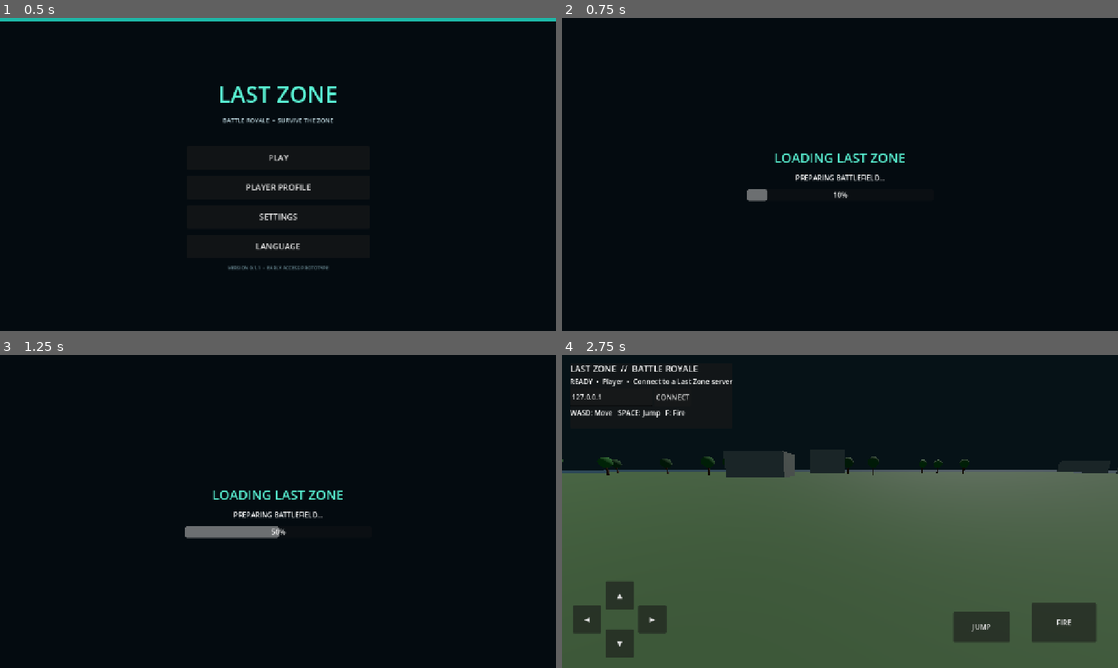
Above: before the commit, frames 1-4 (two rows, left to right).
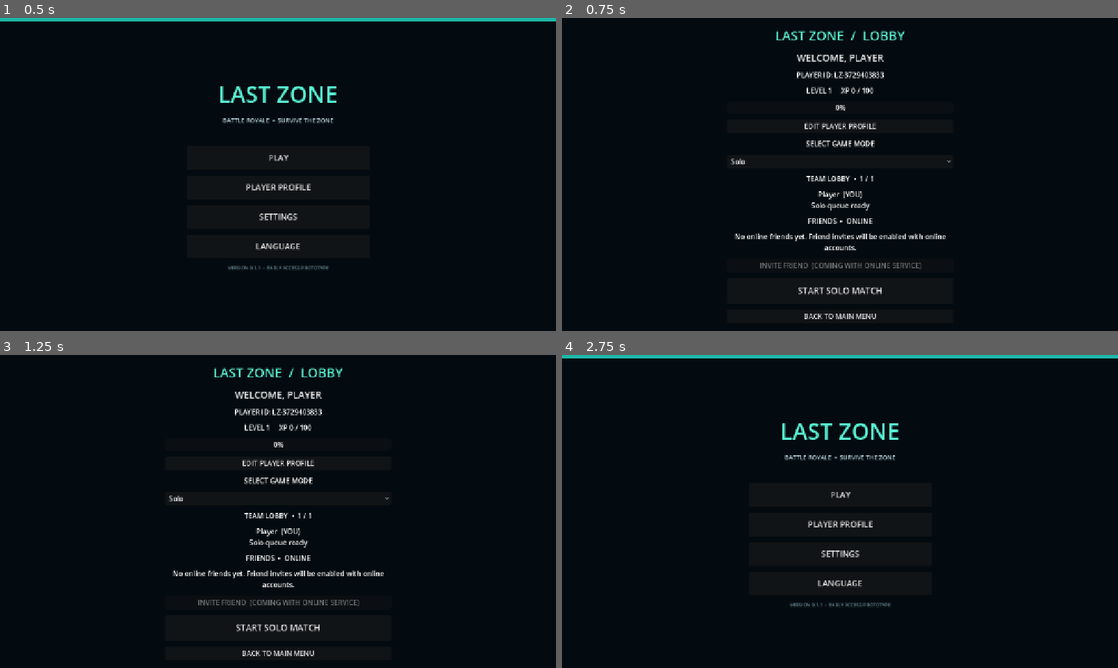
Above: after the commit, the same moments.

Repository: dhanushkaprasad2001-max/dhanushkaprasad2001-max.github.io
Game: Godot game, scene res://Main.tscn
Two runs of this game, one before a commit and one after it. Both use one fixed random seed, a clock stepped at 60 frames per second and the inputs below.
Inputs (mouse positions are in pixels of both pictures, inside the frame that each line leads up to):
- Up to frame 1 (0.5 s): no input
- Up to frame 2 (0.75 s): click "PLAY" at 0.5 s
- Up to frame 3 (1.25 s): no input
- Up to frame 4 (2.75 s): click (840, 464) at 1.25 s, where only the run after the commit has a clickable "EDIT PLAYER PROFILE"; click (840, 558) at 2 s, where only the run after the commit has a clickable "BACK"

Frame 1 is identical in both runs. In frame 2, 3.8% of the frame differs, in the area x 30-70%, y 4-97%; in frame 3, 4.3%; in frame 4, 67%, in the area x 0-100%, y 0-100%.

Commit message:
Add LAST ZONE lobby, player card, modes and team UI

Diff:
--- a/last-zone/scripts/main.gd
+++ b/last-zone/scripts/main.gd
@@ -18,6 +18,11 @@
 var sfx_volume := 0.8
 var graphics_quality := 1
 var game_started := false
+var selected_mode := "Solo"
+var party_members: Array[String] = []
+var player_level := 1
+var player_xp := 0
+var player_id := ""
 
 func _ready() -> void:
 	if "--server" in OS.get_cmdline_user_args():
@@ -620,7 +625,85 @@
 	return str(translations.get(key, key))
 
 func _on_play_pressed() -> void:
-	_show_loading_screen()
+	_show_lobby_screen()
+
+# ------------------------------------------------------------
+# SYSTEMS 9–19: lobby, player card, progression display,
+# friends/invites, party lobby, mode selection and match launch.
+# Friends and party are local prototype UI until online services exist.
+# ------------------------------------------------------------
+
+func _show_lobby_screen() -> void:
+	var panel := _show_simple_screen("LAST ZONE  /  LOBBY")
+	panel.custom_minimum_size = Vector2(520, 0)
+	var welcome := Label.new()
+	welcome.text = "WELCOME, " + profile_name.to_upper()
+	welcome.horizontal_alignment = HORIZONTAL_ALIGNMENT_CENTER
+	welcome.add_theme_font_size_override("font_size", 22)
+	panel.add_child(welcome)
+	var id_label := Label.new()
+	if player_id.is_empty():
+		player_id = "LZ-" + str(abs(hash(profile_name + str(Time.get_unix_time_from_system())))).pad_zeros(8)
+	id_label.text = "PLAYER ID: " + player_id
+	id_label.horizontal_alignment = HORIZONTAL_ALIGNMENT_CENTER
+	panel.add_child(id_label)
+	var level_label := Label.new()
+	level_label.text = "LEVEL " + str(player_level) + "     XP " + str(player_xp) + " / 100"
+	level_label.horizontal_alignment = HORIZONTAL_ALIGNMENT_CENTER
+	panel.add_child(level_label)
+	var xp_bar := ProgressBar.new()
+	xp_bar.max_value = 100
+	xp_bar.value = player_xp % 100
+	panel.add_child(xp_bar)
+	var profile_button := Button.new()
+	profile_button.text = "EDIT PLAYER PROFILE"
+	profile_button.pressed.connect(_show_profile_screen)
+	panel.add_child(profile_button)
+	var mode_title := Label.new()
+	mode_title.text = "SELECT GAME MODE"
+	mode_title.horizontal_alignment = HORIZONTAL_ALIGNMENT_CENTER
+	panel.add_child(mode_title)
+	var modes := OptionButton.new()
+	for mode in ["Solo", "Duo", "Squad"]:
+		modes.add_item(mode)
+	modes.select(["Solo", "Duo", "Squad"].find(selected_mode))
+	modes.item_selected.connect(func(index: int):
+		selected_mode = ["Solo", "Duo", "Squad"][index]
+		_show_lobby_screen()
+	)
+	panel.add_child(modes)
+	var party_title := Label.new()
+	var team_limit := 1 if selected_mode == "Solo" else (2 if selected_mode == "Duo" else 4)
+	party_title.text = "TEAM LOBBY  •  " + str(maxi(1, party_members.size())) + " / " + str(team_limit)
+	party_title.horizontal_alignment = HORIZONTAL_ALIGNMENT_CENTER
+	panel.add_child(party_title)
+	var party_list := Label.new()
+	party_list.text = profile_name + "  (YOU)\n" + ("Waiting for teammates..." if party_members.is_empty() and selected_mode != "Solo" else "Solo queue ready")
+	party_list.horizontal_alignment = HORIZONTAL_ALIGNMENT_CENTER
+	panel.add_child(party_list)
+	var friends_title := Label.new()
+	friends_title.text = "FRIENDS  •  ONLINE"
+	friends_title.horizontal_alignment = HORIZONTAL_ALIGNMENT_CENTER
+	panel.add_child(friends_title)
+	var friends_info := Label.new()
+	friends_info.text = "No online friends yet. Friend invites will be enabled with online accounts."
+	friends_info.autowrap_mode = TextServer.AUTOWRAP_WORD_SMART
+	friends_info.horizontal_alignment = HORIZONTAL_ALIGNMENT_CENTER
+	panel.add_child(friends_info)
+	var invite := Button.new()
+	invite.text = "INVITE FRIEND  (COMING WITH ONLINE SERVICE)"
+	invite.disabled = true
+	panel.add_child(invite)
+	var start := Button.new()
+	start.text = "START " + selected_mode.to_upper() + " MATCH"
+	start.custom_minimum_size.y = 58
+	start.add_theme_font_size_override("font_size", 20)
+	start.pressed.connect(_show_loading_screen)
+	panel.add_child(start)
+	var back := Button.new()
+	back.text = "BACK TO MAIN MENU"
+	back.pressed.connect(_build_menu)
+	panel.add_child(back)
 
 func _show_loading_screen() -> void:
 	var panel := _show_simple_screen(_tr("LOADING LAST ZONE"))
